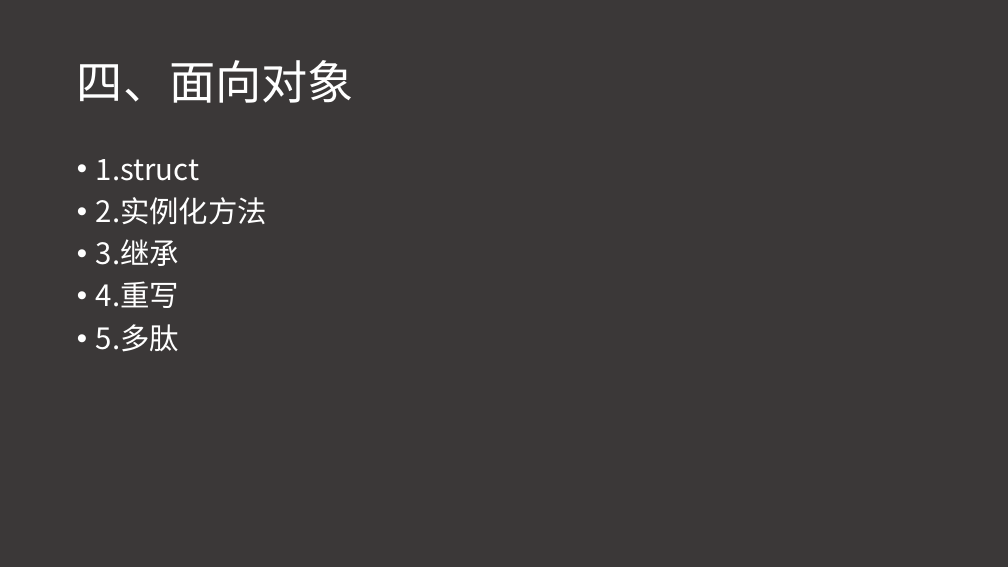
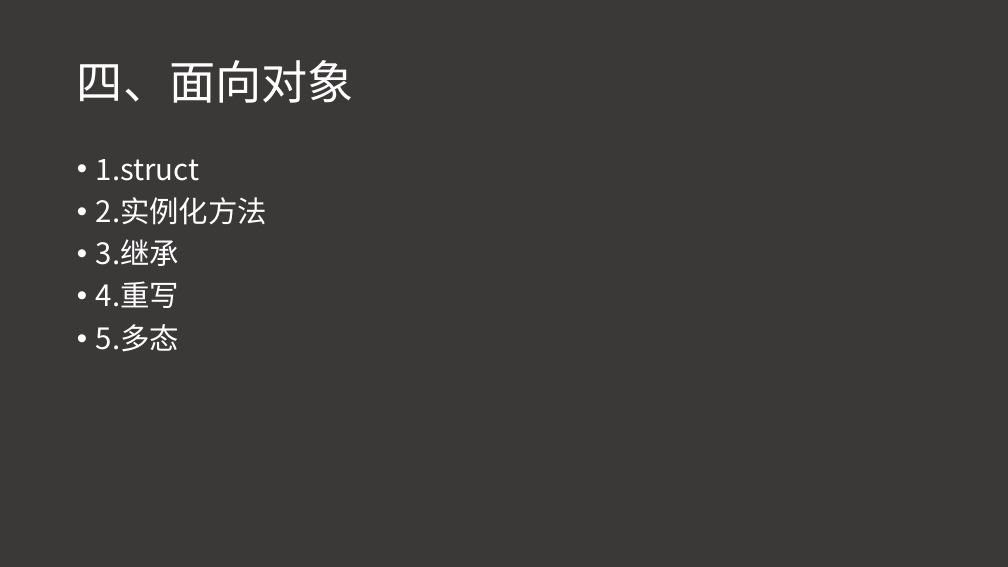
Before and after one commit to melonws/goweb, a slide deck: slide 28 of study.pptx (slide 27 before the commit). Drawn at 1008x567 pixels with LibreOffice and Linux fonts; fonts in the diff are those of the drawing. Boxes give left, top, right and bottom in pixels: in the first picture for what was removed or moved away, otherwise in the second. Text is boxed around its words. In the diff, an @@ line names an element or a change of style, - is before the commit and + after.

```diff
--- a/study.pptx
+++ b/study.pptx
@@ text at (96,324,179,352): text changed @@
-• 5.多肽
+• 5.多态
```
Also in this commit, not shown: 2 other slides changed, 1 slide added, 7 other files.
